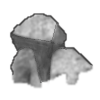
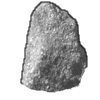
Layered file, before and after one edit (100 x 100). Changes by layer:
painted on "line" over (x1=10, y1=1, x2=93, y2=93)
painted on "Pasted Layer" over (x1=9, y1=2, x2=94, y2=92)
